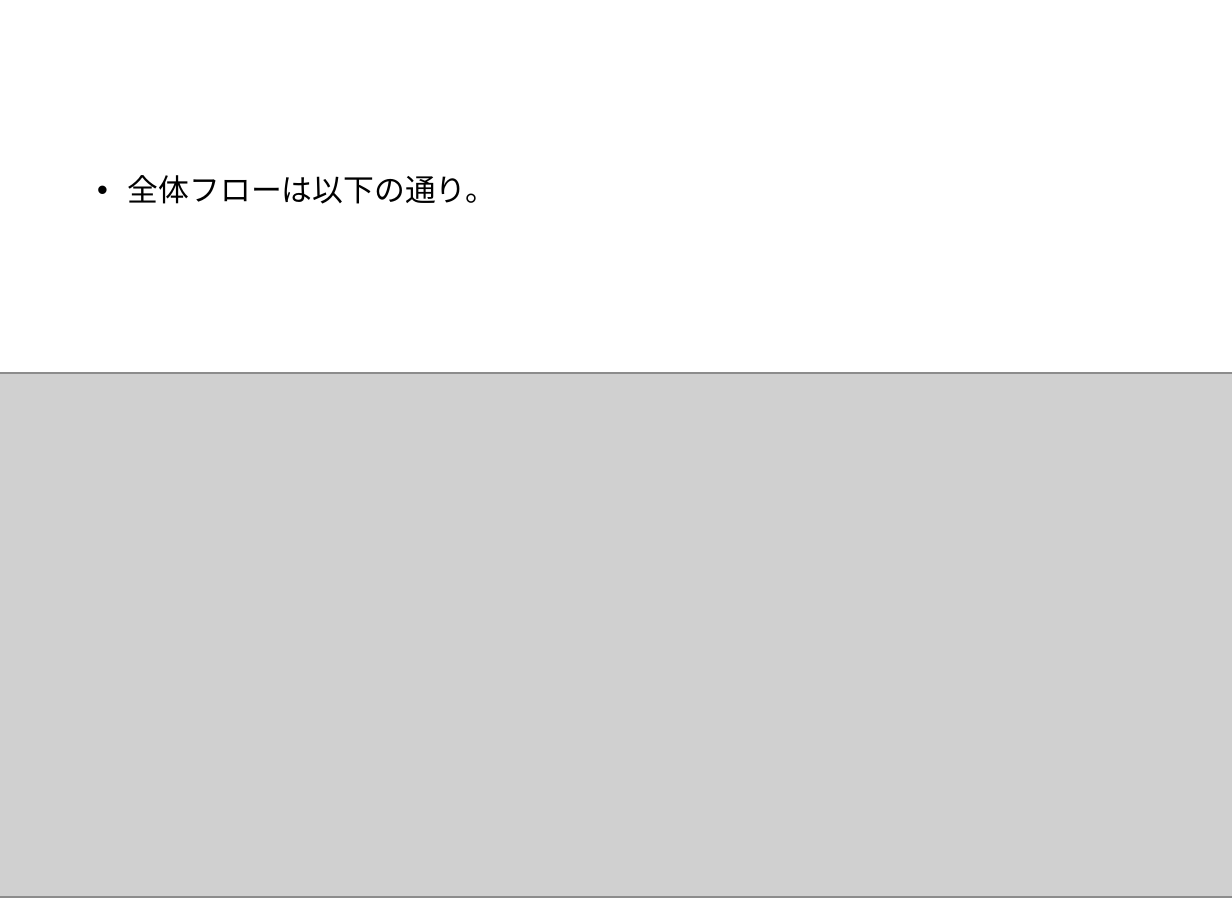
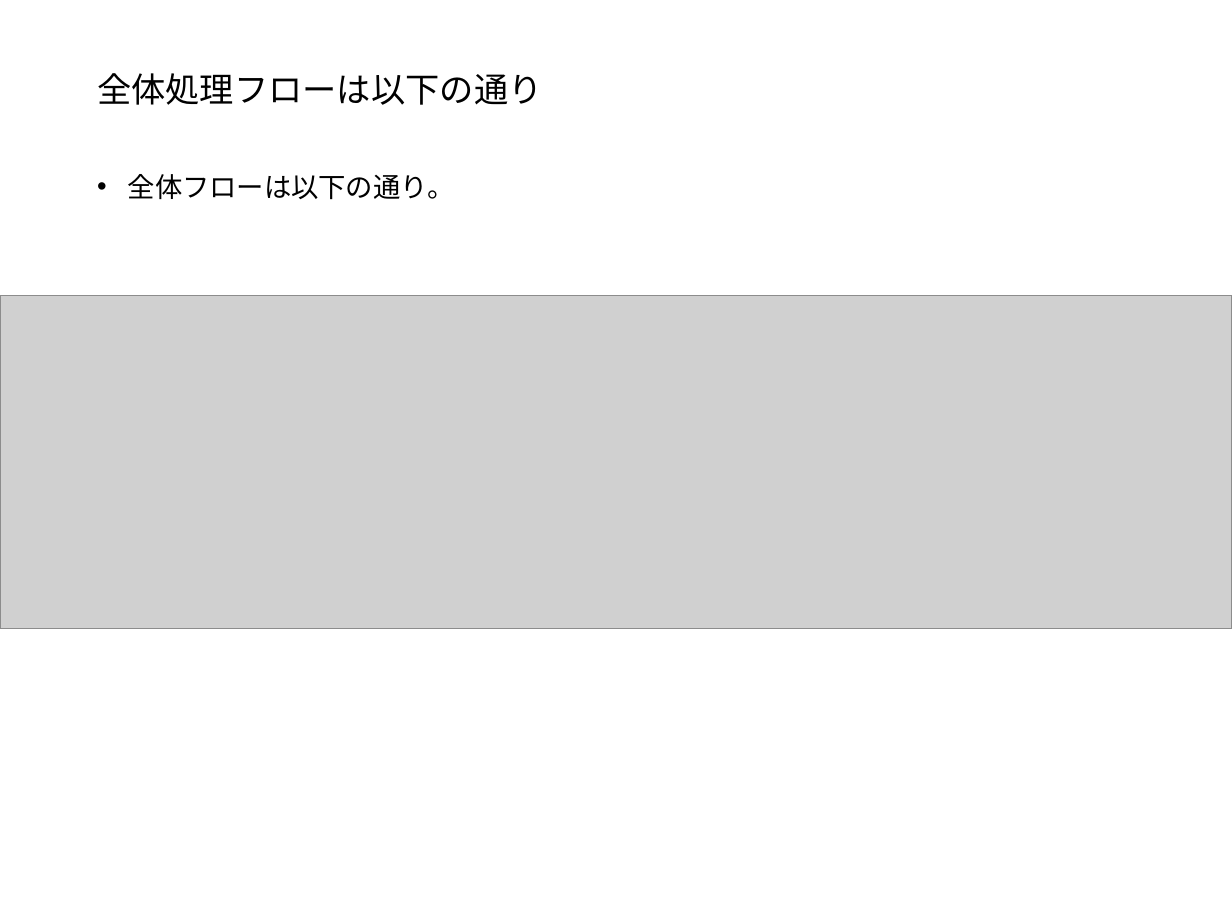
Before and after one commit to a-hirota/cu_pg_parquet, a slide deck: slide 4 of docs/ppt/gpuparse.pptx. Drawn at 1232x924 pixels with LibreOffice and Linux fonts; fonts in the diff are those of the drawing; grey boxes stand for pictures. Boxes give left, top, right and bottom in pixels: in the first picture for what was removed or moved away, otherwise in the second. Text is boxed around its words. In the diff, an @@ line names an element or a change of style, - is before the commit and + after.

```diff
--- a/docs/ppt/gpuparse.pptx
+++ b/docs/ppt/gpuparse.pptx
@@ title added at bbox=[97, 73, 543, 105], 20 pt, text #000000 @@
+全体処理フローは以下の通り
@@ text "全体フローは以下の通り。" at bbox=[128, 174, 455, 200]: size 18 to 16 pt @@
@@ picture: place and size @@
-picture at bbox=[0, 373, 1232, 897]
+picture at bbox=[0, 296, 1232, 628]
```
Also in this commit, not shown: 2 other slides changed, 8 slides added, 1 slide removed, 3 other files.
